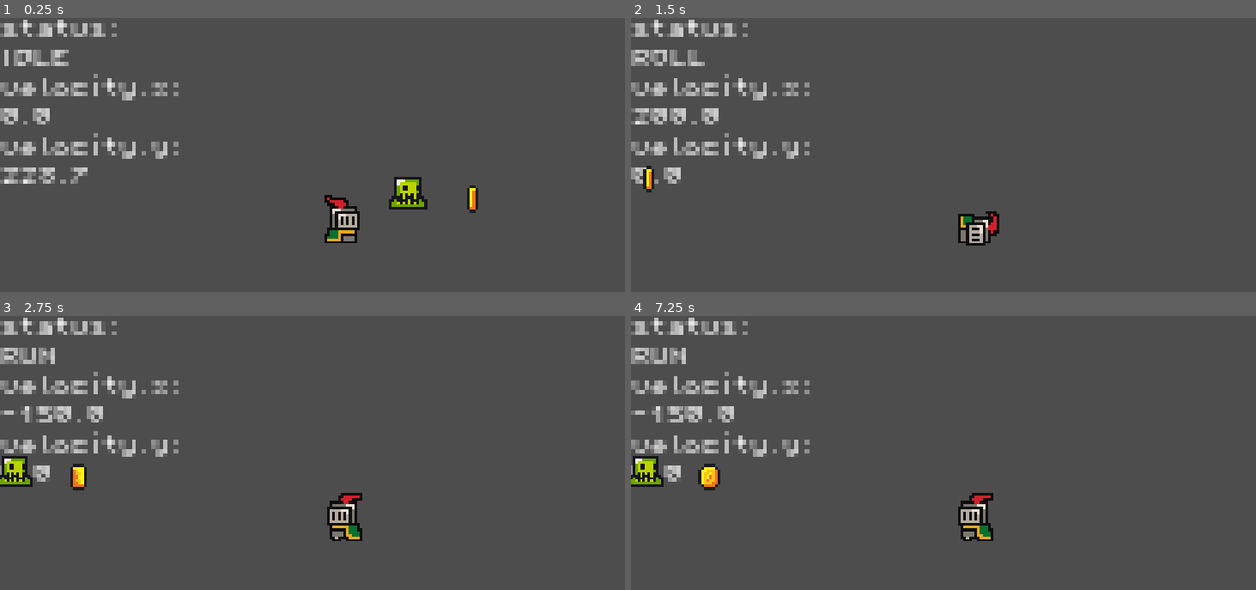
Above: before the commit, frames 1-4 (two rows, left to right).
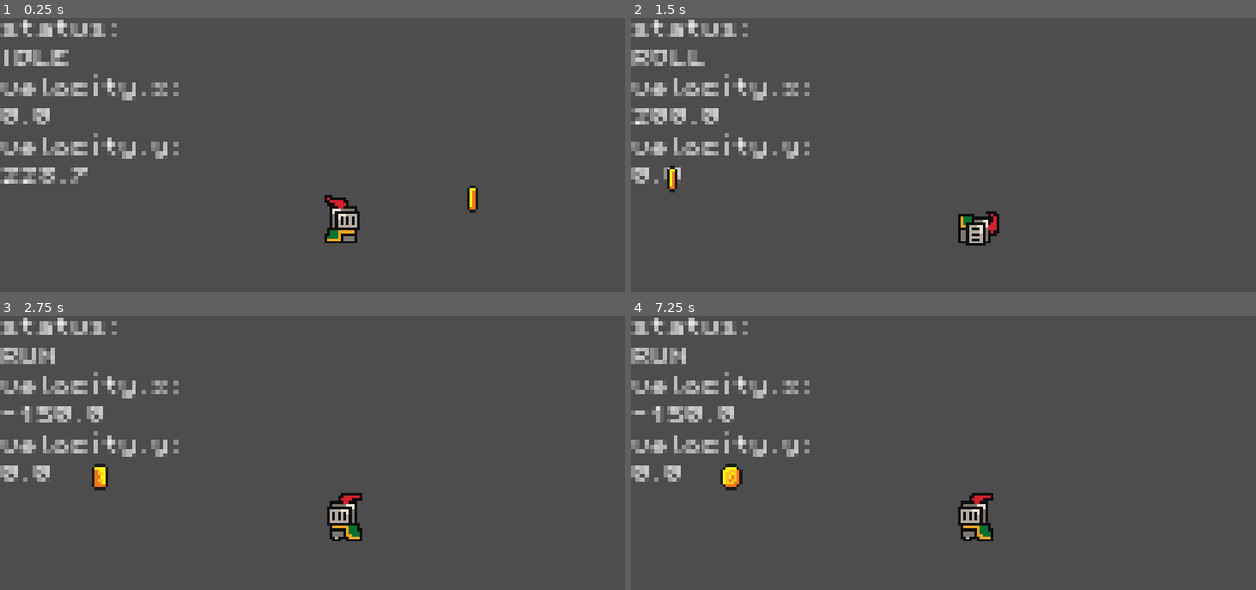
Above: after the commit, the same moments.

Repository: jsjzh/jump-game
Game: Godot game, scene res://src/sences/game.tscn
The game is run twice, just before and just after one commit, with the same random seed, the same clock (stepped at 60 frames per second) and the same inputs. Sound files missing from this copy of the repository are replaced by a short silence.
Inputs:
- Up to frame 1 (0.25 s): no input
- Up to frame 2 (1.5 s): hold Right (right) from 0.53 s (still down); tap Z (roll) at 0.6, 1.35 s; tap X (jump) at 0.77 s
- Up to frame 3 (2.75 s): tap X (jump) at 1.52 s; release Right (right) at 2.03 s; hold Left (left) from 2.03 s (still down); tap Z (roll) at 2.1 s
- Up to frame 4 (7.25 s): release Left (left) at 2.78 s; hold Right (right) 2.78-4.28 s; tap Z (roll) every 0.75 s from 2.85 to 6.6 s; tap X (jump) at 3.02, 3.77, 4.52, 6.02, 6.77 s; hold Left (left) 4.28-5.03 s; hold Right (right) 5.03-5.78 s; hold Left (left) from 5.78 s (still down)

The runs differ from the first frame. In frame 1, 0.6% of the frame differs, in the area x 62-69%, y 57-70%; in frame 2, 0.3%; in frame 3, 1.0%; in frame 4, 1.1%, in the area x 0-18%, y 51-64%.

Commit message:
chore: step

Diff:
--- a/src/scriprts/player.gd
+++ b/src/scriprts/player.gd
@@ -57,9 +57,17 @@
 
 func _physics_process(delta: float) -> void:
 	match current_status:
-		Status.IDLE, Status.RUN, Status.JUMP, Status.ROLL:
-			apply_gravity(delta)
-			move_and_slide()
+		Status.IDLE:
+			pass
+		Status.RUN:
+			velocity.x = move_toward(velocity.x, 0, roll_speed / run_time * delta)
+		Status.JUMP:
+			pass
+		Status.ROLL:
+			velocity.x = move_toward(velocity.x, 0, roll_speed / roll_time * delta)
+
+	apply_gravity(delta)
+	move_and_slide()
 
 func update_idle(_delta: float):
 	var input_direction = get_input_direction()
@@ -133,10 +141,11 @@
 
 func enter_status(status: Status):
 	status_timer = 0.0
+
 	match status:
 		Status.IDLE:
 			animated_sprite.play("idle")
-			status_timer = 0.2
+			# status_timer = 0.2
 		Status.RUN:
 			animated_sprite.play("run")
 			audio_run.play()
@@ -218,8 +227,7 @@
 # 	move_and_slide()
 # 	play_animate(velocity)
 
-
-# 工具函数
+# ============================== 工具函数 ==============================
 
 func get_input_direction() -> float:
 	return Input.get_axis("left", "right")
@@ -232,7 +240,6 @@
 func apply_gravity(delta: float):
 	if not is_on_floor():
 			velocity.y += get_gravity().y * delta # 标准重力
-
 
 func play_animate(speed: Vector2):
 	if current_status == Status.DEAD:
@@ -248,6 +255,12 @@
 	else:
 		animated_sprite.play("jump")
 
+func update_status_label():
+	if status_label:
+		status_label.text = "status: %s velocity.x: %.1f velocity.y: %.1f" % [Status.keys()[current_status], velocity.x, velocity.y]
+
+# ============================== 外部接口 ==============================
+
 func _on_roll_timer_timeout() -> void:
 	current_status = Status.IDLE
 
@@ -255,7 +268,3 @@
 	current_status = Status.DEAD
 	animated_sprite.play("dead")
 	audio_dead.play()
-
-func update_status_label():
-	if status_label:
-		status_label.text = "status: %s velocity.x: %.1f velocity.y: %.1f" % [Status.keys()[current_status], velocity.x, velocity.y]
--- a/src/sences/game.tscn
+++ b/src/sences/game.tscn
@@ -38,4 +38,4 @@
 shape = SubResource("WorldBoundaryShape2D_6eufb")
 
 [node name="Slime" parent="." unique_id=370813390 instance=ExtResource("4_t86ne")]
-position = Vector2(24, 16)
+position = Vector2(96, -56)
--- a/src/sences/player.tscn
+++ b/src/sences/player.tscn
@@ -300,6 +300,7 @@
 
 [node name="Run" type="AudioStreamPlayer" parent="Audio" unique_id=778602321]
 stream = ExtResource("5_cevw7")
+autoplay = true
 
 [node name="RollTimer" type="Timer" parent="." unique_id=1350475507]
 one_shot = true
